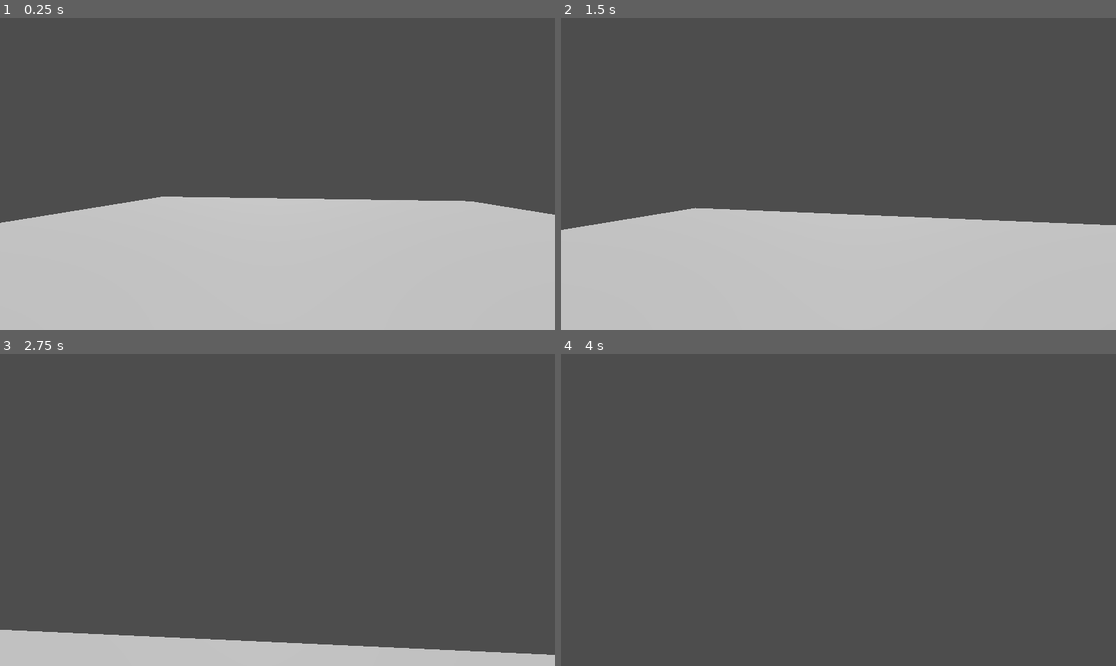
Above: before the commit, frames 1-4 (two rows, left to right).
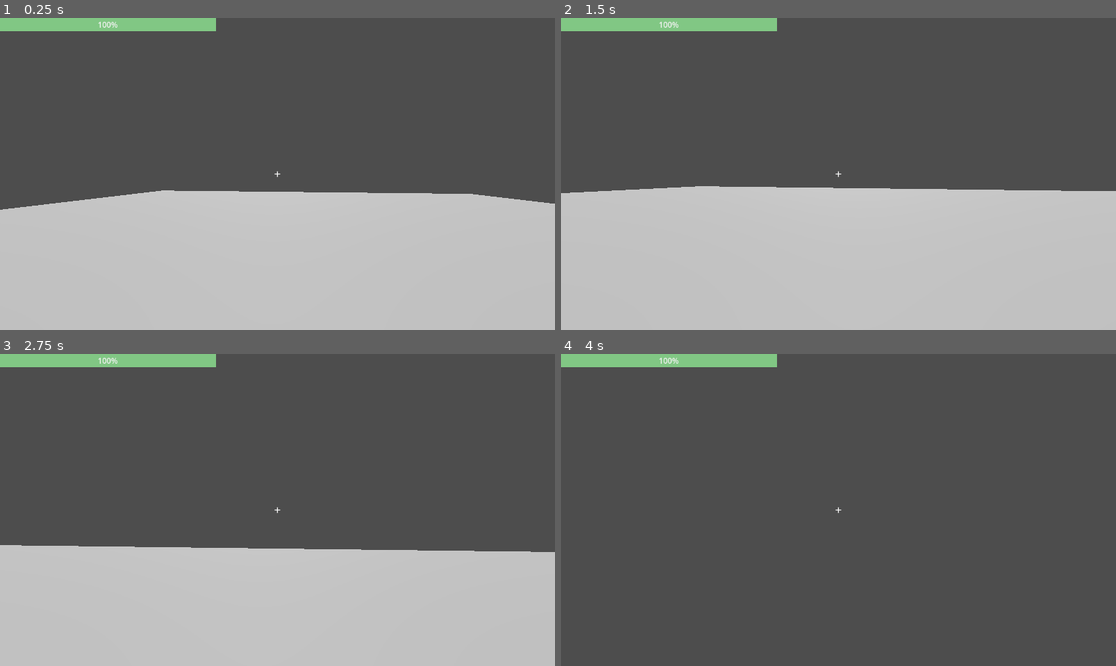
Above: after the commit, the same moments.

Repository: mikeren94/graveyard-shift
Game: Godot game, scene res://Scenes/Main.tscn
The game is run twice, just before and just after one commit, with the same random seed, the same clock (stepped at 60 frames per second) and the same inputs.
Inputs (mouse positions are in pixels of both pictures, inside the frame that each line leads up to):
- Up to frame 1 (0.25 s): no input
- Up to frame 2 (1.5 s): move the mouse to (866, 174) at 0.52 s; press the mouse at (866, 174) at 0.53 s; hold W (move_forward) from 0.53 s (still down); move the mouse to (810, 174) at 1.27 s; release the mouse at (810, 174) at 1.28 s; click (810, 174) at 1.35 s
- Up to frame 3 (2.75 s): keep holding W (move_forward); move the mouse to (288, 503) at 2.02 s; press the mouse at (288, 503) at 2.03 s
- Up to frame 4 (4 s): keep holding W (move_forward); move the mouse to (832, 516) at 2.77 s; release the mouse at (832, 516) at 2.78 s; click (832, 516) at 2.85 s; tap Enter at 3.5 s; move the mouse to (877, 513) at 3.52 s; press the mouse at (877, 513) at 3.53 s

The runs differ from the first frame. In frame 1, 4.2% of the frame differs, in the area x 0-100%, y 0-66%; in frame 2, 11%; in frame 3, 32%, in the area x 0-100%, y 0-97%; in frame 4, 1.7%.

Commit message:
Added zombie attack and gun UI

Diff:
--- a/Assets/Enemy/Zombie.gd
+++ b/Assets/Enemy/Zombie.gd
@@ -3,7 +3,11 @@
 @export var speed := 2.0
 @export var health := 30
 @export var gravity := 30.0
+@export var attack_range := 1.5
+@export var attack_damage := 10
+@export var attack_cooldown := 1.0
 
+var attack_timer := 0.0
 var player:CharacterBody3D = null
 var agent: NavigationAgent3D
 
@@ -14,9 +18,16 @@
 	agent = $NavigationAgent3D
 
 func _physics_process(delta):
+	attack_timer -= delta
 	if not player:
 		return
 
+	# Check distance to player
+	var dist = global_transform.origin.distance_to(player.global_transform.origin)
+
+	if dist <= attack_range:
+		try_attack()
+		return # Don't move while attacking
 	# Apply gravity
 	if not is_on_floor():
 		velocity.y -= gravity * delta
@@ -45,3 +56,10 @@
 
 func die():
 	queue_free()
+
+func try_attack():
+	if attack_timer > 0:
+		return
+
+	attack_timer = attack_cooldown
+	player.take_damage(attack_damage, global_transform.origin)
--- a/Assets/Player/Gun.gd
+++ b/Assets/Player/Gun.gd
@@ -7,6 +7,10 @@
 var recoil_recovery_speed := 10.0
 var recoil_current := 0
 var can_fire := true
+var player: CharacterBody3D
+
+func _ready() -> void:
+	player = get_tree().get_first_node_in_group("Player")
 
 func shoot():
 	if not can_fire:
@@ -33,6 +37,7 @@
 		var target = ray.get_collider()
 
 		if target.has_method("hit"):
+			player.show_hitmarker()
 			target.hit(damage)
 
 		print("Hit: ", target)
--- a/Assets/Player/Movement.gd
+++ b/Assets/Player/Player.gd
@@ -6,14 +6,26 @@
 @export var look_limit: float = 80.0
 @export var recoil_strength: float = 5.0
 @export var recoil_recovery_speed: float = 10.0
+@export var max_health := 100
+@export var gravity := 30.0
+@export var knockback_strength := 20
+@export var hitmarker_duration := 0.15
 
+var health = max_health
 var camera
 var pitch = 0.0
 var recoil_current: float = 0.0
+var health_bar: ProgressBar
+var hitmarker: Label
+var hitmarker_timer := 0.0
 
 # Called when the node enters the scene tree for the first time.
 func _ready() -> void:
 	camera = $GameCamera
+	health_bar = get_tree().root.get_node("Main/PlayerUI/HealthBar")
+	hitmarker = get_tree().root.get_node("Main/PlayerUI/Hitmarker")
+	health_bar.value = max_health
+	hitmarker.visible = false
 	Input.set_mouse_mode(Input.MOUSE_MODE_CAPTURED)
 
 func _unhandled_input(event):
@@ -33,6 +45,17 @@
 	# Recoil recovers towards zero
 	recoil_current = lerp(recoil_current, 0.0, recoil_recovery_speed * delta)
 	camera.rotation_degrees.x = pitch + recoil_current
+
+	# Apply gravity
+	if not is_on_floor():
+		velocity.y -= gravity * delta
+	else:
+		velocity.y = 0
+
+	if hitmarker_timer > 0:
+		hitmarker_timer -= delta
+		if hitmarker_timer <= 0:
+			hitmarker.visible = false
 
 func _handle_mouse_look(event):
 	var yaw = -event.relative.x * mouse_sensitivity
@@ -66,7 +89,31 @@
 	# 	forward = joy_y * -1.0
 
 	var direction = (transform.basis * Vector3(strafe, 0, -forward)).normalized()
-	velocity.x = direction.x * move_speed
-	velocity.z = direction.z * move_speed
+	velocity.x = lerp(velocity.x, direction.x * move_speed, 0.2)
+	velocity.z = lerp(velocity.z, direction.z * move_speed, 0.2)
 
 	move_and_slide()
+
+func take_damage(amount: int, attacker_position: Vector3) -> void:
+	health -= amount
+	health_bar.value = health
+
+	# Knockback direction (from attacker → player)
+	var knock_dir = (global_transform.origin - attacker_position).normalized()
+	knock_dir.y = 0  # keep knockback horizontal
+
+	# Apply knockback impulse
+	velocity += knock_dir * knockback_strength
+
+	if health <= 0:
+		die()
+
+func die() -> void:
+	print("player died")
+	Input.set_mouse_mode(Input.MOUSE_MODE_VISIBLE)
+	get_tree().change_scene_to_file("res://Scenes/GameOver.tscn")
+
+func show_hitmarker():
+	hitmarker.visible = true
+	hitmarker.modulate.a = 1.0
+	hitmarker_timer = hitmarker_duration
--- a/Assets/Player/Player.tscn
+++ b/Assets/Player/Player.tscn
@@ -2,7 +2,7 @@
 
 [ext_resource type="Script" path="res://Assets/Player/Gun.gd" id="1_ejw3k"]
 [ext_resource type="AudioStream" uid="uid://fg5nho7kbxqs" path="res://Assets/Sounds/gunshot.wav" id="1_pp57a"]
-[ext_resource type="Script" path="res://Assets/Player/Movement.gd" id="1_xhn6q"]
+[ext_resource type="Script" path="res://Assets/Player/Player.gd" id="1_xhn6q"]
 
 [sub_resource type="CapsuleShape3D" id="CapsuleShape3D_pev04"]
 
--- /dev/null
+++ b/Scenes/GameOver.tscn
@@ -0,0 +1,24 @@
+[gd_scene format=3 uid="uid://kevok4kt2hus"]
+
+[node name="GameOver" type="Node3D"]
+
+[node name="Control" type="Control" parent="."]
+layout_mode = 3
+anchors_preset = 0
+offset_right = 40.0
+offset_bottom = 40.0
+
+[node name="Label" type="Label" parent="Control"]
+layout_mode = 0
+offset_right = 40.0
+offset_bottom = 23.0
+text = "Game Over
+"
+
+[node name="Button" type="Button" parent="Control"]
+layout_mode = 0
+offset_left = 1.0
+offset_top = 27.0
+offset_right = 66.0
+offset_bottom = 58.0
+text = "Restart"
--- a/Scenes/Main.tscn
+++ b/Scenes/Main.tscn
@@ -1,8 +1,14 @@
-[gd_scene load_steps=4 format=3 uid="uid://cfpyypyalin0t"]
+[gd_scene load_steps=6 format=3 uid="uid://cfpyypyalin0t"]
 
 [ext_resource type="PackedScene" uid="uid://c5v1x7gq64q0q" path="res://Levels/Level.tscn" id="1_n5obl"]
 [ext_resource type="PackedScene" uid="uid://cediswgqkrxr" path="res://Assets/Player/Player.tscn" id="2_6qnc0"]
 [ext_resource type="PackedScene" uid="uid://ugwk3cbmoi2n" path="res://Assets/Enemy/Zombie.tscn" id="3_ex68u"]
+
+[sub_resource type="StyleBoxFlat" id="StyleBoxFlat_ixqyd"]
+bg_color = Color(0.717647, 0.109804, 0.109804, 1)
+
+[sub_resource type="StyleBoxFlat" id="StyleBoxFlat_k2rb1"]
+bg_color = Color(0.505882, 0.780392, 0.517647, 1)
 
 [node name="Main" type="Node3D"]
 
@@ -19,3 +25,45 @@
 transform = Transform3D(1, 0, 0, 0, 1, 0, 0, 0, 1, -6, 2.88368, -13)
 
 [node name="Level" parent="." instance=ExtResource("1_n5obl")]
+
+[node name="PlayerUI" type="CanvasLayer" parent="."]
+layer = 0
+
+[node name="HealthBar" type="ProgressBar" parent="PlayerUI"]
+offset_right = 448.0
+offset_bottom = 27.0
+theme_override_styles/background = SubResource("StyleBoxFlat_ixqyd")
+theme_override_styles/fill = SubResource("StyleBoxFlat_k2rb1")
+
+[node name="Crosshair" type="Label" parent="PlayerUI"]
+anchors_preset = 8
+anchor_left = 0.5
+anchor_top = 0.5
+anchor_right = 0.5
+anchor_bottom = 0.5
+offset_left = -20.0
+offset_top = -11.5
+offset_right = 20.0
+offset_bottom = 11.5
+grow_horizontal = 2
+grow_vertical = 2
+theme_override_font_sizes/font_size = 24
+text = "+"
+horizontal_alignment = 1
+
+[node name="Hitmarker" type="Label" parent="PlayerUI"]
+visible = false
+anchors_preset = 8
+anchor_left = 0.5
+anchor_top = 0.5
+anchor_right = 0.5
+anchor_bottom = 0.5
+offset_left = -20.0
+offset_top = -11.5
+offset_right = 20.0
+offset_bottom = 11.5
+grow_horizontal = 2
+grow_vertical = 2
+theme_override_font_sizes/font_size = 24
+text = "X"
+horizontal_alignment = 1
--- /dev/null
+++ b/Scripts/ResetGame.gd
@@ -0,0 +1,4 @@
+extends Node
+
+func _on_button_pressed():
+	get_tree().change_scene_to_file("res://Scenes/Main.tscn")
